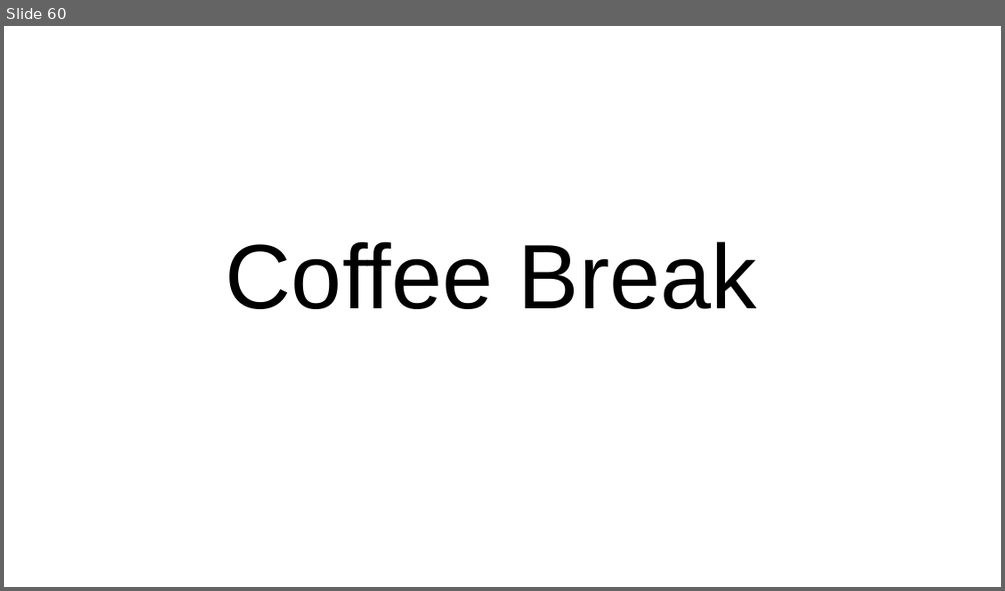
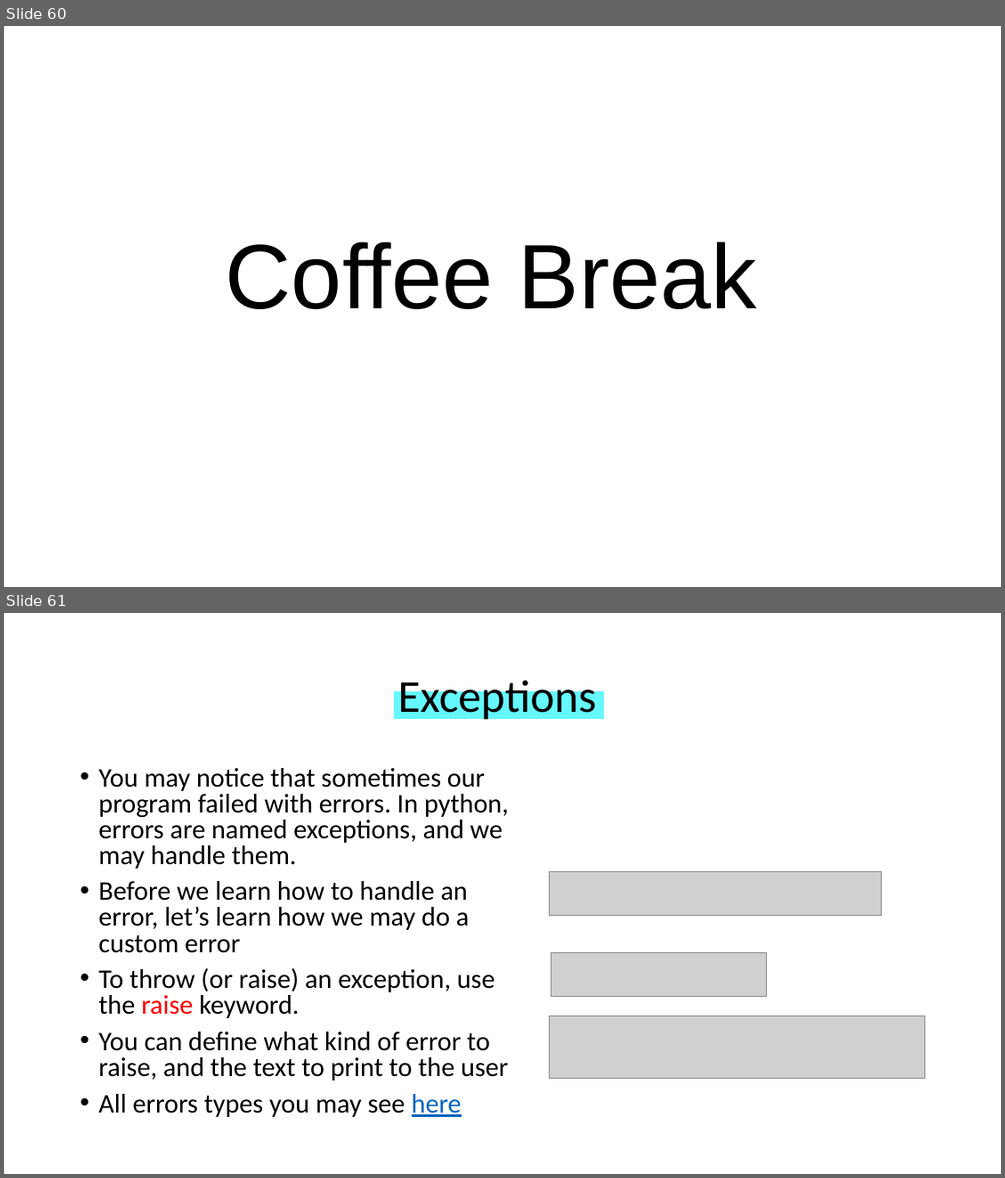
Before and after one commit to WonderLuc/brother-bootcamp, a slide deck: python 101/python_101.pptx. Shown one above the other, each under a label of ours: slide 60 before the commit, slides 60 and 61 after it. The pictures are 1005x591 and 1005x1178 pixels, drawn with LibreOffice and Linux fonts; fonts in the diff are those of the drawing; grey boxes stand for pictures; background and template pictures are left out. Boxes give left, top, right and bottom in pixels: in the first picture for what was removed or moved away, otherwise in the second. Text is boxed around its words. In the diff, an @@ line names an element or a change of style, - is before the commit and + after.

Commit message:
feat: add exceptions block

```diff
--- a/python 101/python_101.pptx
+++ b/python 101/python_101.pptx
@@ slide 61 added at <box>4,613,1001,1174</box>, background picture (left out) @@
@@ rectangle added at <box>395,692,604,718</box>, fill #65F8FF, outline #65F8FF 1 pt @@
@@ title added at <box>398,674,597,722</box>, 44 pt, text #000000 @@
+Exceptions
@@ text added at <box>98,768,509,1117</box>, 25.9 pt, text #000000 @@
+• You may notice that sometimes our program failed with errors. In python, errors are named exceptions, and we may handle them.
+• Before we learn how to handle an error, let’s learn how we may do a custom error
+• To throw (or raise) an exception, use the raise keyword.
+• You can define what kind of error to raise, and the text to print to the user
+• All errors types you may see here
@@ picture added at <box>550,872,882,915</box> @@
@@ picture added at <box>550,952,766,996</box> @@
@@ picture added at <box>550,1016,925,1078</box> @@
```
Also in this commit, not shown: 2 other slides added, 2 other files.
